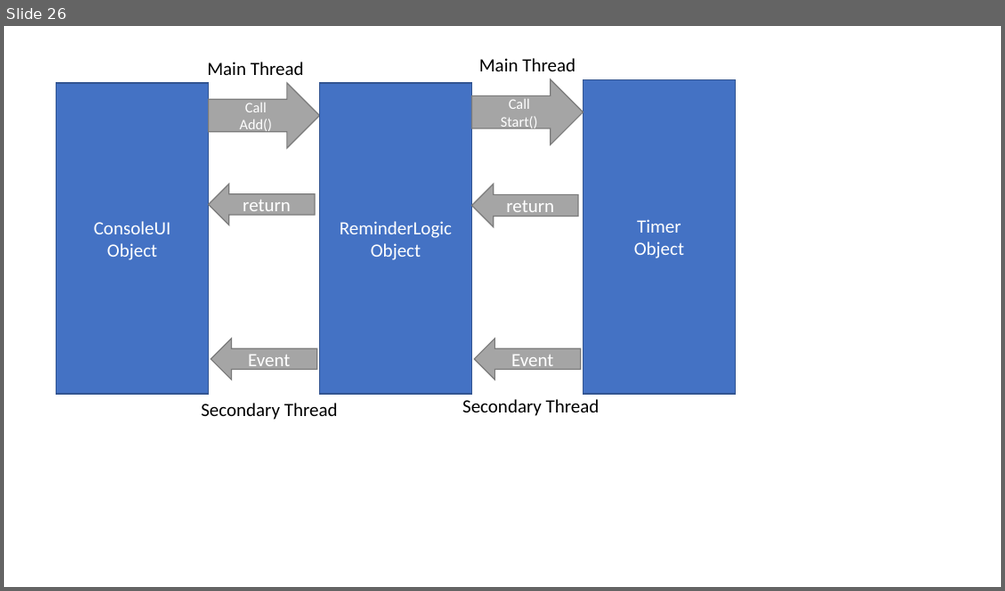
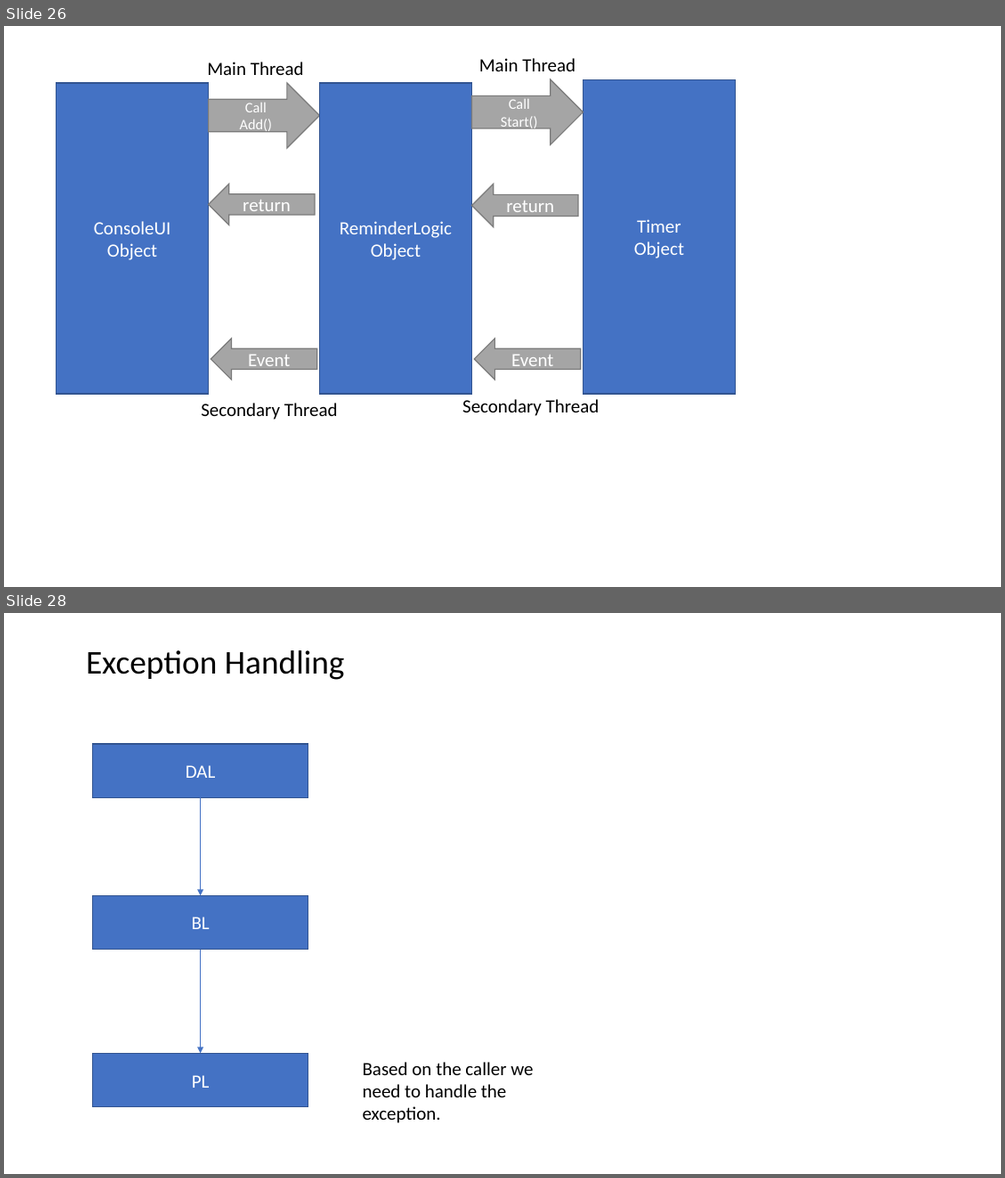
Before and after one commit to Aniket-Kavlekar/DotNetCSharp, a slide deck: Theory.pptx. Shown one above the other, each under a label of ours: slide 26 before the commit, slides 26 and 28 after it; the slides between them are not shown. The pictures are 1005x591 and 1005x1178 pixels, drawn with LibreOffice and Linux fonts; fonts in the diff are those of the drawing. Boxes give left, top, right and bottom in pixels: in the first picture for what was removed or moved away, otherwise in the second. Text is boxed around its words. In the diff, an @@ line names an element or a change of style, - is before the commit and + after.

```diff
--- a/Theory.pptx
+++ b/Theory.pptx
@@ slide 28 added at (4, 613, 1001, 1174), background #FFFFFF @@
@@ text added at (86, 650, 345, 680), 32 pt, text #000000 @@
+Exception Handling
@@ rectangle added at (93, 744, 308, 798), fill #4472C4, outline #325491 1 pt, 18 pt, text #FFFFFF @@
+DAL
@@ arrow added from (201, 798) to (201, 896), #4472C4 0.5 pt @@
@@ rectangle added at (93, 896, 308, 949), fill #4472C4, outline #325491 1 pt, 18 pt, text #FFFFFF @@
+BL
@@ arrow added from (201, 949) to (201, 1054), #4472C4 0.5 pt @@
@@ rectangle added at (93, 1054, 308, 1107), fill #4472C4, outline #325491 1 pt, 18 pt, text #FFFFFF @@
+PL
@@ text added at (363, 1062, 533, 1123), 18 pt, text #000000 @@
+Based on the caller we need to handle the exception.
```
Also in this commit, not shown: 7 other slides added, 57 other files.
